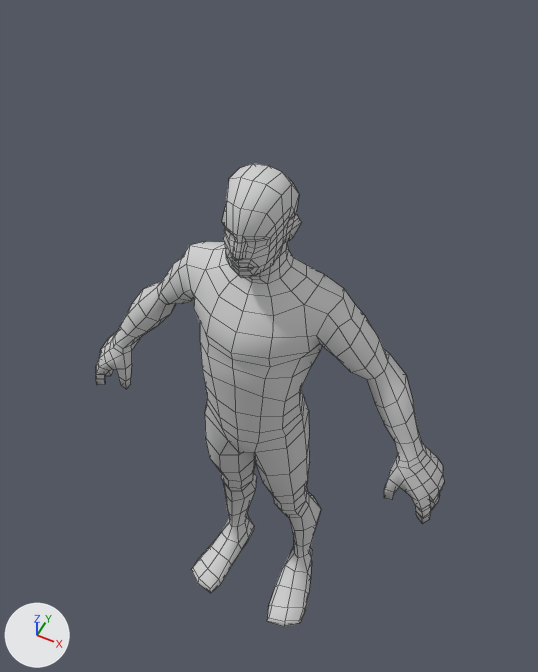
The Blender file Models Personatges/Models Fernando/Caballería/Body_Mesh_Rigged.blend as it was, and as the next commit left it.
Camera for both pictures: a camera (50 mm lens) standing at (1.01, -1.913, 4.699) and looking at (-0.06, 0.227, 2.024). The axes (+X, +Y, +Z) are drawn at lower left. The lights are the same throughout. Mesh edges are drawn as thin lines.

Names of what the first picture shows: 'Low_Poly_Characte.000_Mesh.001'.
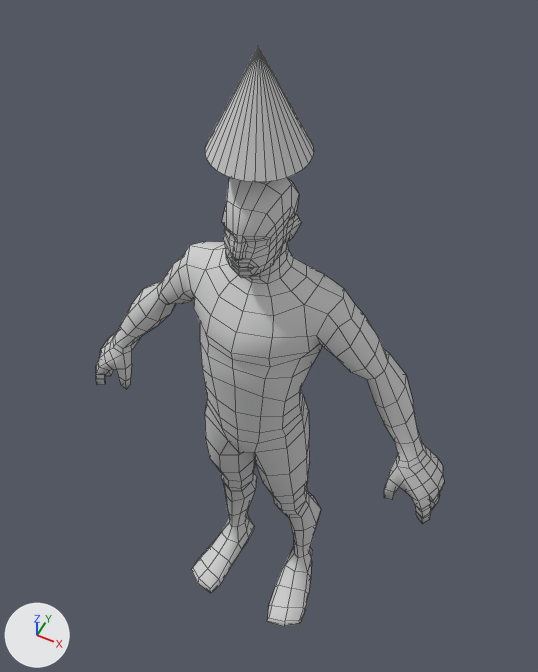
The change, as a diff of the scene's bpy script:
```diff
--- a/Models Personatges/Models Fernando/Caballería/Body_Mesh_Rigged.blend.py
+++ b/Models Personatges/Models Fernando/Caballería/Body_Mesh_Rigged.blend.py
@@ me_low_poly_characte_000_mesh_000 @@
+me_low_poly_characte_000_mesh_000.from_pydata(...)  # 33 vertices, 32 faces; spans x -0.187..0.187, y 1.547..1.92, z -0.22..0.153
+me_low_poly_characte_000_mesh_000.materials.append(mat_material_001)  # light grey #d1d1d1
@@ ob_low_poly_characte_000_mesh_000 @@
+ob_low_poly_characte_000_mesh_000 = bpy.data.objects.new('Low_Poly_Characte.000_Mesh.000', me_low_poly_characte_000_mesh_000)
+ob_low_poly_characte_000_mesh_000.location = (0.0, 0.0, 1.664)
+ob_low_poly_characte_000_mesh_000.rotation_euler = (1.571, 0.0, 0.0)  # degrees (90, 0, 0)
```

Changed parts and their boxes (x1, y1, x2, y2) in the pictures (538 x 672 px):
'Low_Poly_Characte.000_Mesh.000', added: after (205, 46, 314, 182)
